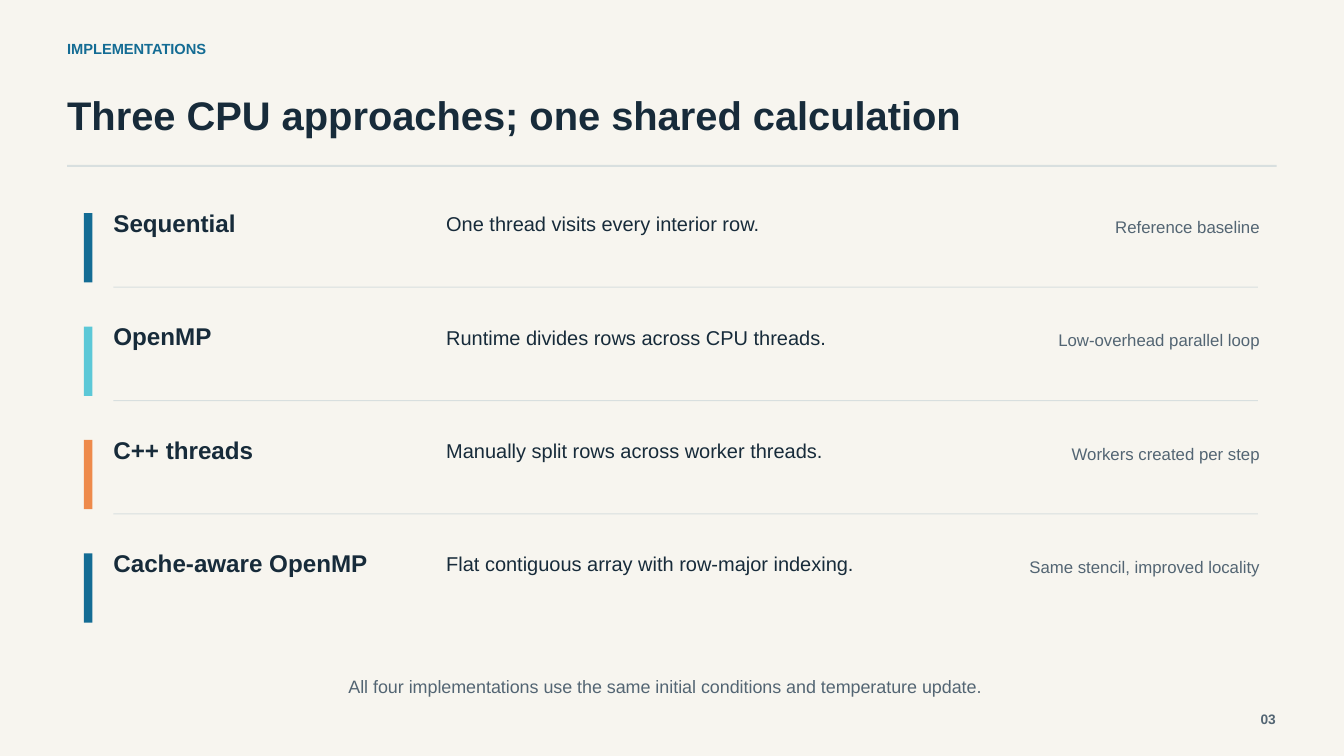
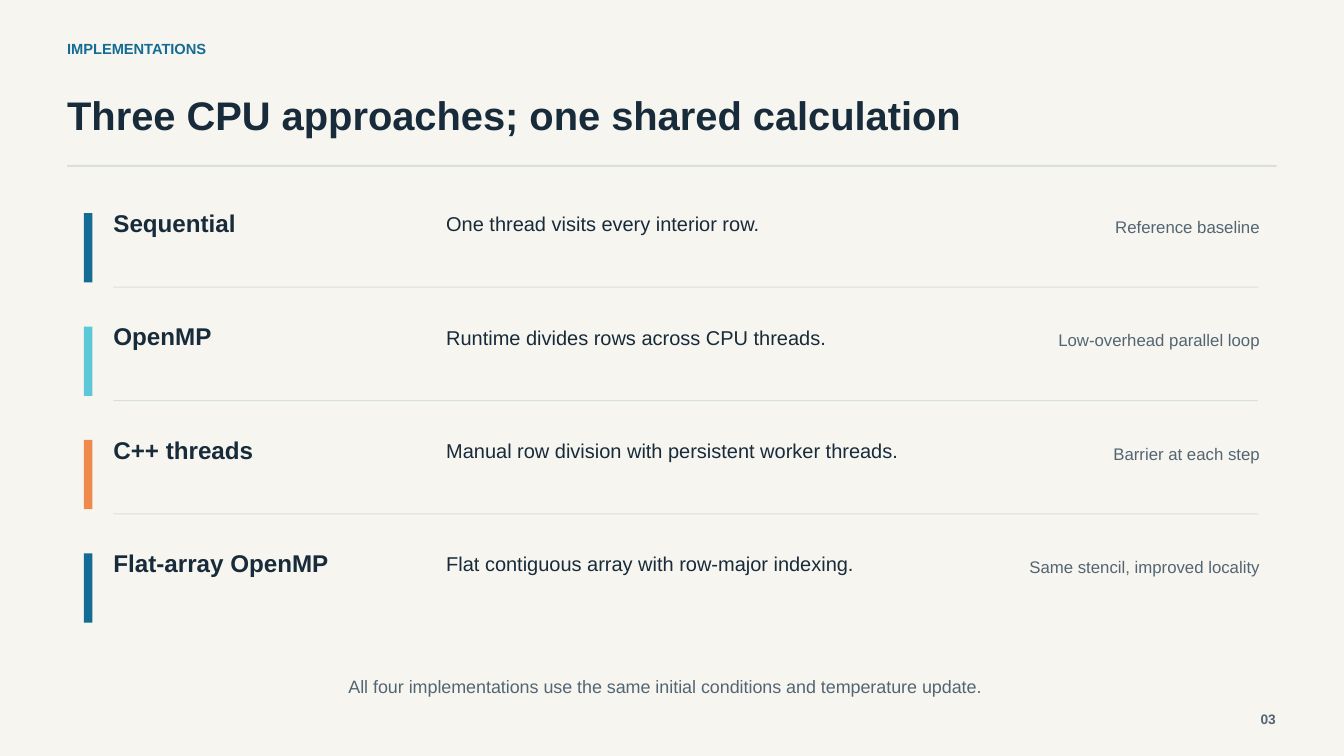
Before and after one commit to Avinash366/heat-equation-solver, a slide deck: slide 3 of deliverables/heat_diffusion_project_presentation.pptx. Drawn at 1344x756 pixels with LibreOffice and Linux fonts; fonts in the diff are those of the drawing. Boxes give left, top, right and bottom in pixels: in the first picture for what was removed or moved away, otherwise in the second. Text is boxed around its words. In the diff, an @@ line names an element or a change of style, - is before the commit and + after.

```diff
--- a/deliverables/heat_diffusion_project_presentation.pptx
+++ b/deliverables/heat_diffusion_project_presentation.pptx
@@ text at [446,443,898,462]: text changed @@
-Manually split rows across worker threads.
+Manual row division with persistent worker threads.
@@ text at [1113,448,1260,464]: text changed @@
-Workers created per step
+Barrier at each step
@@ text at [113,554,328,577]: text changed @@
-Cache-aware OpenMP
+Flat-array OpenMP
```
Also in this commit, not shown: 3 other slides changed, 13 other files.
